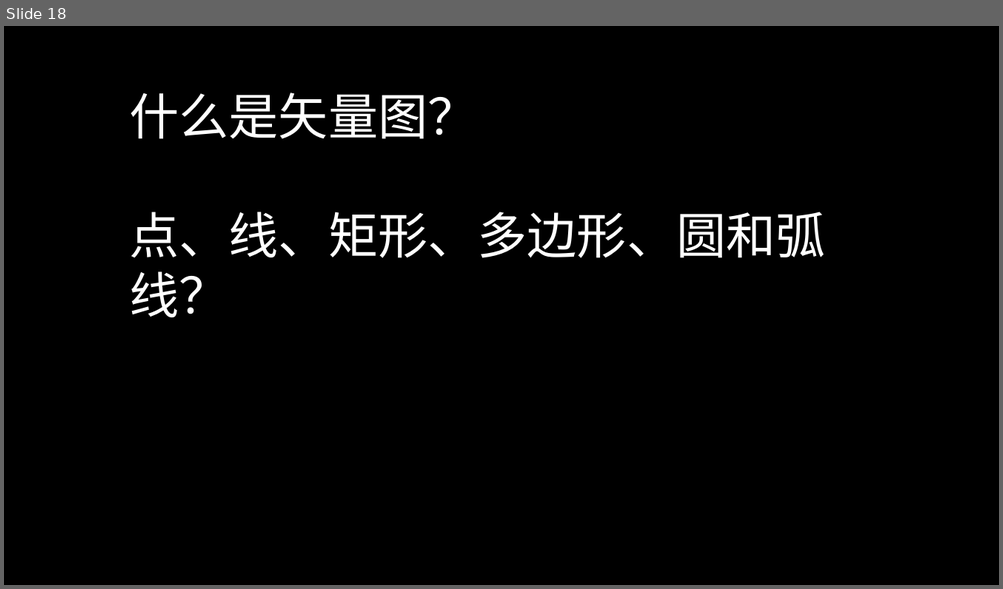
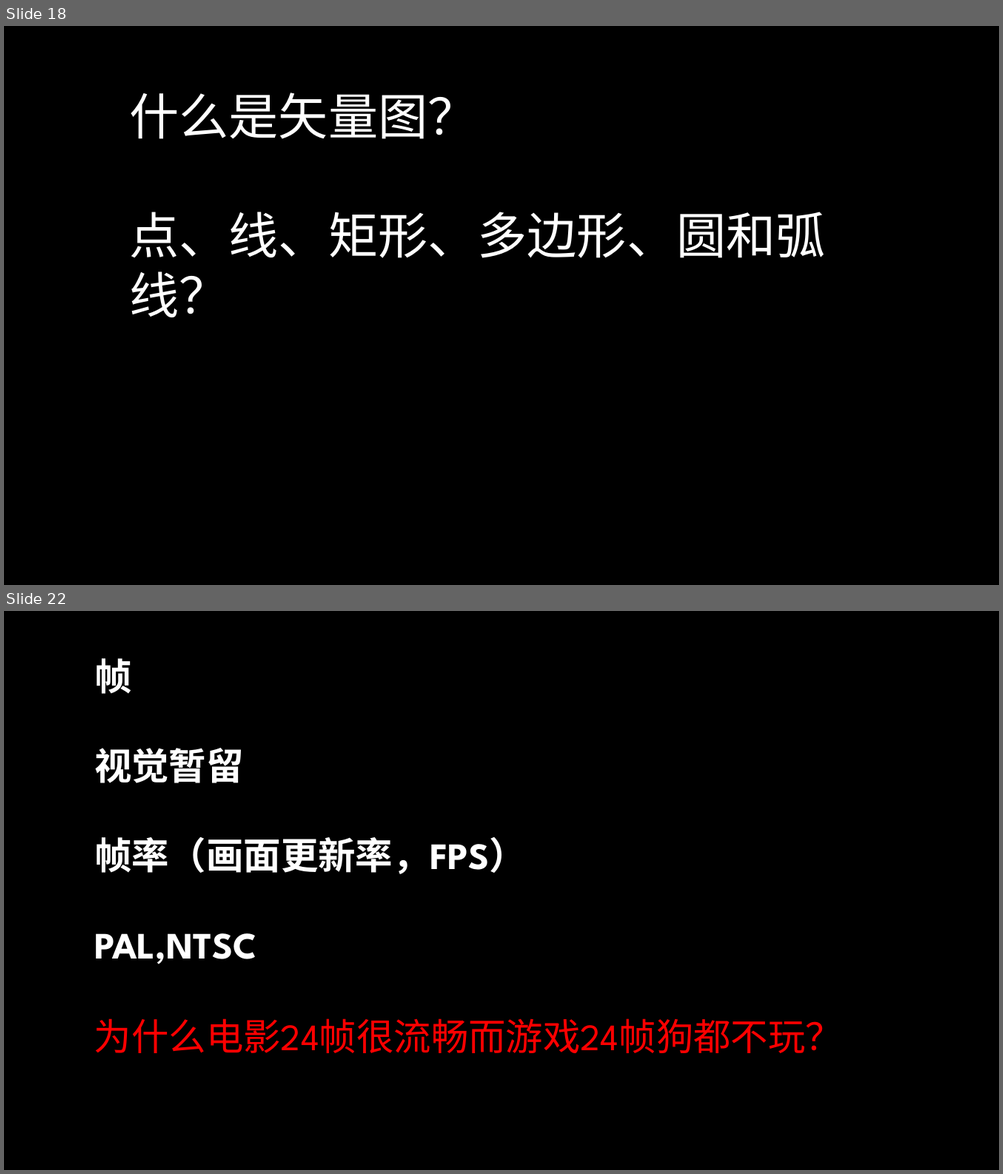
Before and after one commit to TomisTony/Techshare, a slide deck: 初探多媒体.pptx. Shown one above the other, each under a label of ours: slide 18 before the commit, slides 18 and 22 after it; the slides between them are not shown. The pictures are 1003x589 and 1003x1174 pixels, drawn with LibreOffice and Linux fonts; fonts in the diff are those of the drawing; background and template pictures are left out. Boxes give left, top, right and bottom in pixels: in the first picture for what was removed or moved away, otherwise in the second. Text is boxed around its words. In the diff, an @@ line names an element or a change of style, - is before the commit and + after.

```diff
--- a/初探多媒体.pptx
+++ b/初探多媒体.pptx
@@ slide 22 added at box(4, 611, 999, 1170), background picture (left out) @@
@@ text added at box(94, 658, 526, 965), 36 pt, text #FFFFFF, bold @@
+帧
+视觉暂留
+帧率（画面更新率，FPS）
+PAL,NTSC
@@ text added at box(94, 1019, 842, 1054), 36 pt, text #FF0000 @@
+为什么电影24帧很流畅而游戏24帧狗都不玩？
```
Also in this commit, not shown: 4 slides changed, 6 other slides added, 6 other files.
